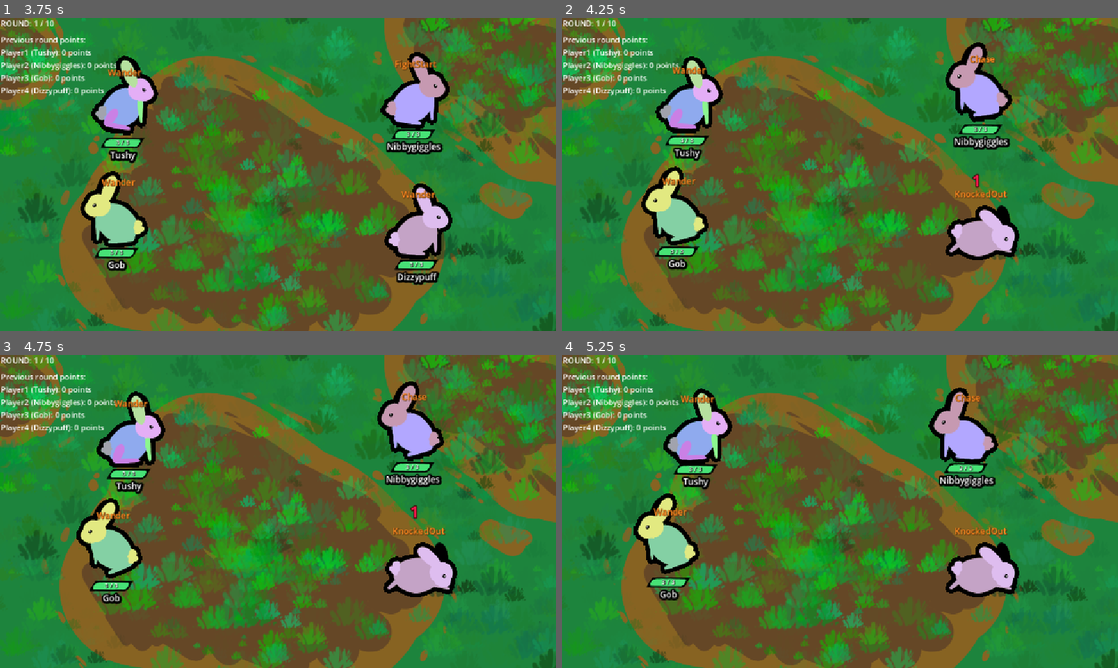
Above: before the commit, frames 1-4 (two rows, left to right).
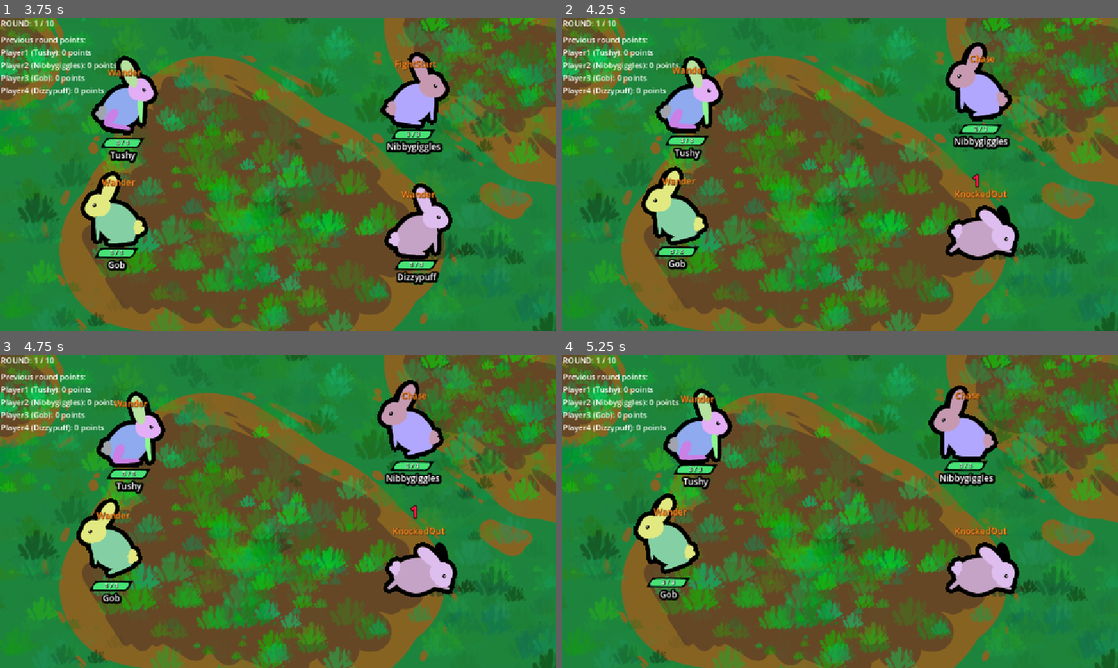
Above: after the commit, the same moments.

Repository: Galitie/tm2
Game: Godot game, scene res://test_scene.tscn
The game is run twice, just before and just after one commit, with the same random seed, the same clock (stepped at 60 frames per second) and the same inputs. Sound files missing from this copy of the repository are replaced by a short silence.
Inputs (mouse positions are in pixels of both pictures, inside the frame that each line leads up to):
- Up to frame 1 (3.75 s): click (72, 68) at 0.52 s; click (72, 68) at 1.27 s; click (72, 68) at 2.02 s; tap Enter (ui_accept) at 2.75, 3.02 s; move the mouse to (400, 158) at 2.77 s; click (400, 158) at 2.92 s; move the mouse to (166, 190) at 3.52 s; click (166, 190) at 3.67 s
- Up to frame 2 (4.25 s): tap Enter (ui_accept) at 3.77 s
- Up to frame 3 (4.75 s): move the mouse to (333, 442) at 4.27 s; click (333, 442) at 4.42 s
- Up to frame 4 (5.25 s): move the mouse to (812, 574) at 5.02 s; click (812, 574) at 5.17 s

Frame 1 is identical in both runs. In frame 2, 0.4% of the frame differs, in the area x 69-81%, y 7-43%; in frame 3, 0.8%; in frame 4, 1.1%, in the area x 65-79%, y 9-43%.

Commit message:
Messing with chase

Diff:
--- a/StateMachine/chase.gd
+++ b/StateMachine/chase.gd
@@ -14,7 +14,8 @@
 var side_offset: float = 50     # how far to the side of the target to aim
 var side_sign: int = 1            # +1 = target's right, -1 = target's left
 var lead_time: float = 0.15       # small predictive lead, optional
-
+var chose_side: bool = false
+var side_goal
 
 func randomize_chase():
 	chase_time = randf_range(3, 8)
@@ -43,13 +44,25 @@
 				forward = Vector2(1, 0)
 
 		var right_vec = forward.orthogonal()
-		side_offset = target_mon.body_collision.shape.radius * 1.25
-		var side_goal = predicted + right_vec * side_offset * side_sign
+		side_offset = target_mon.body_collision.shape.radius
 
+		if !chose_side:
+			var side_goal_option_1 = predicted + right_vec * side_offset * -(side_sign)
+			var side_goal_option_2 = predicted + right_vec * side_offset * side_sign
+			var to_goal_option_1 = side_goal_option_1 - monster.global_position
+			var to_goal_option_2 = side_goal_option_2 - monster.global_position
+			print(to_goal_option_1, " ", to_goal_option_2)
+			if to_goal_option_1 >= to_goal_option_2:
+				print("option 2 is smaller, go right")
+				side_goal = side_goal_option_2
+			else:
+				print("option 1 is smaller, go left")
+				side_goal = side_goal_option_1
+			chose_side = true
 		var to_goal = side_goal - monster.global_position
 		var dist = to_goal.length()
 		chase_time -= delta
-		if dist > (target_mon.body_collision.shape.radius * 1.15) and target_mon.current_hp > 0.0 and chase_time > 0.0:
+		if dist > (target_mon.body_collision.shape.radius * 1.25) and target_mon.current_hp > 0.0 and chase_time > 0.0:
 			var desired_dir = Vector2()
 			if dist > 0.0:
 				desired_dir = to_goal.normalized()
@@ -66,6 +79,7 @@
 
 			monster.velocity = monster.velocity + steering * delta
 		else:
+			chose_side = false
 			monster.velocity = Vector2()
 			var rand = [1, 2].pick_random()
 			if rand == 1:
@@ -82,10 +96,6 @@
 		monster.animation_player.play("walk", -1.0, 1.5)
 		monster.move_speed += move_speed_adjust
 
-		if randf() < 0.5:
-			side_sign = -1
-		else:
-			side_sign = 1
 	else:
 		ChooseNewState.emit()
 
Not shown, changed: Todo.txt
